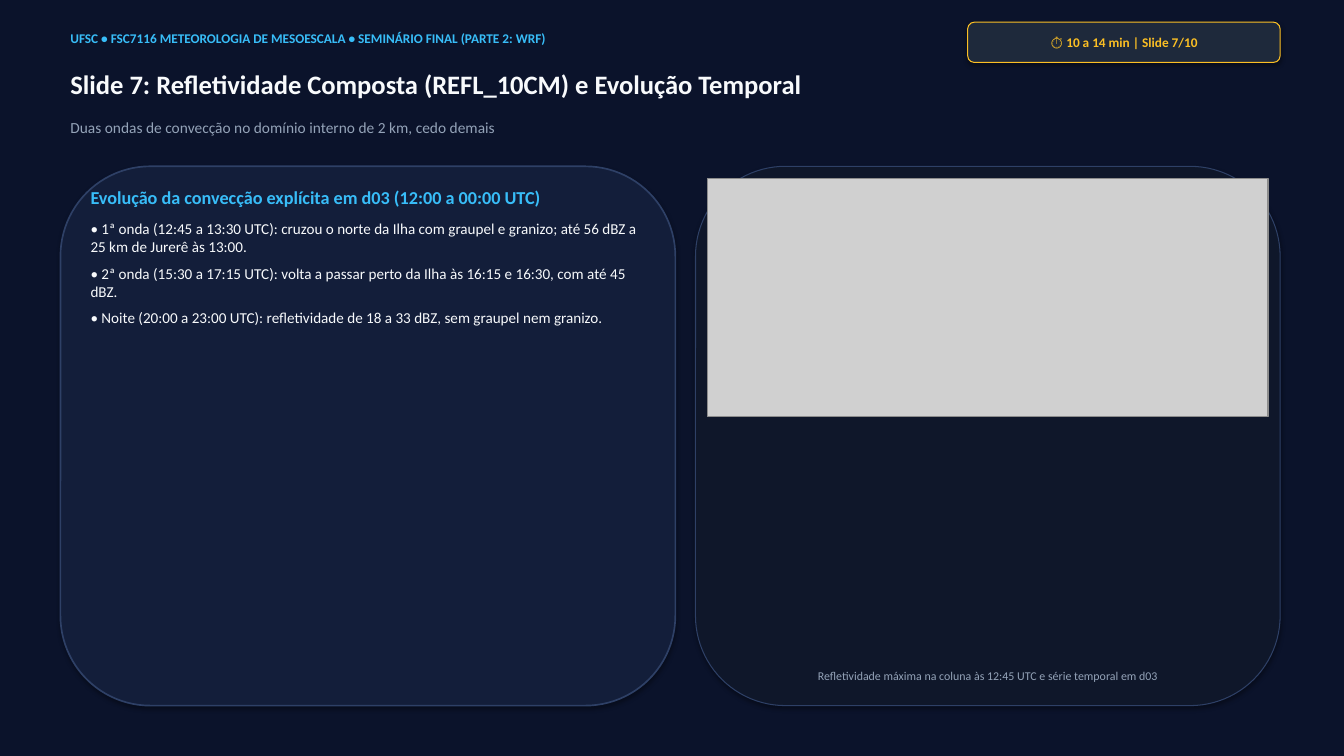
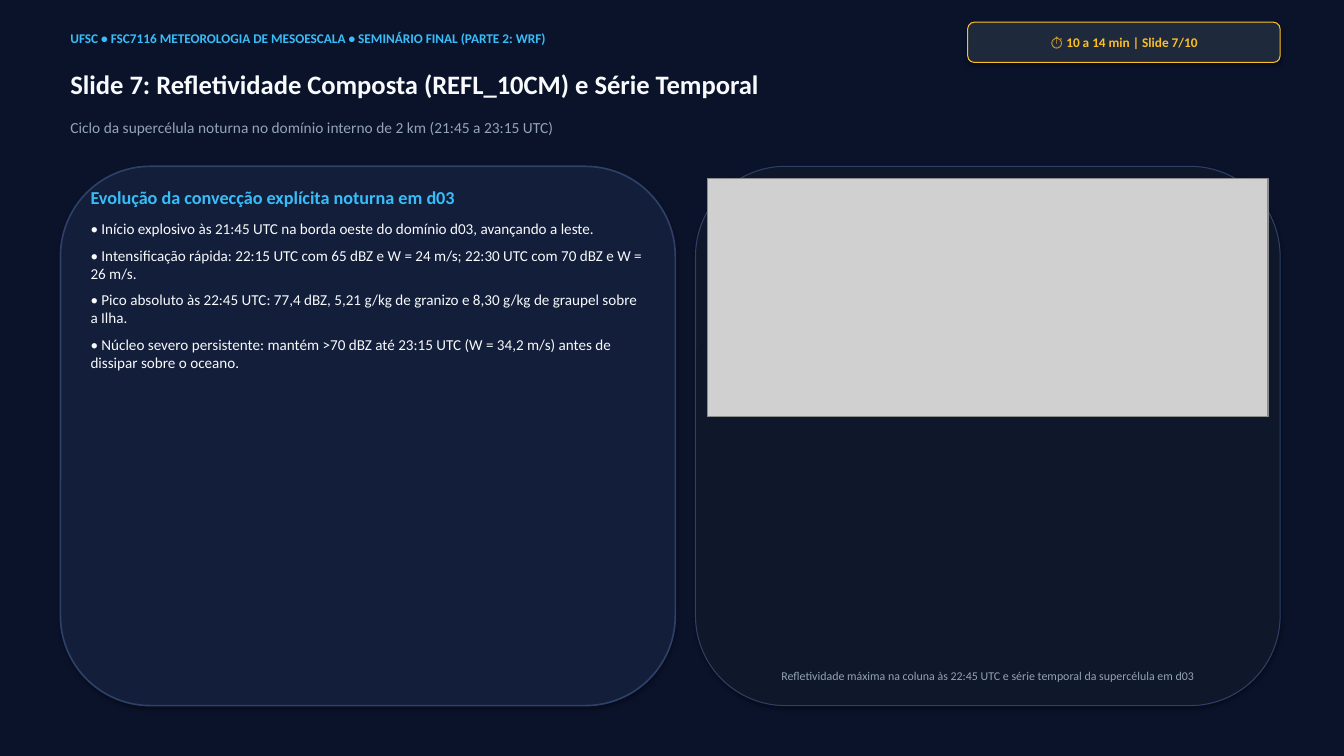
Before and after one commit to reinaldohaas/tarefa-meso, a slide deck: slide 7 of apresentacao/apresentacao_wrf_granizo.pptx. Drawn at 1344x756 pixels with LibreOffice and Linux fonts; fonts in the diff are those of the drawing; grey boxes stand for pictures. Boxes give left, top, right and bottom in pixels: in the first picture for what was removed or moved away, otherwise in the second. Text is boxed around its words. In the diff, an @@ line names an element or a change of style, - is before the commit and + after.

Commit message:
Simulacao e animacao 3D da tempestade severa noturna de granizo (22:45 UTC): rotacao 360, camadas despidas/vestidas e cores individuais

```diff
--- a/apresentacao/apresentacao_wrf_granizo.pptx
+++ b/apresentacao/apresentacao_wrf_granizo.pptx
@@ text at (70,74,759,99): text changed @@
-Slide 7: Refletividade Composta (REFL_10CM) e Evolução Temporal
+Slide 7: Refletividade Composta (REFL_10CM) e Série Temporal
@@ text at (70,122,553,136): text changed @@
-Duas ondas de convecção no domínio interno de 2 km, cedo demais
+Ciclo da supercélula noturna no domínio interno de 2 km (21:45 a 23:15 UTC)
@@ text at (91,191,636,371): text changed @@
-Evolução da convecção explícita em d03 (12:00 a 00:00 UTC)
-• 1ª onda (12:45 a 13:30 UTC): cruzou o norte da Ilha com graupel e granizo; até 56 dBZ a 25 km de Jurerê às 13:00.
-• 2ª onda (15:30 a 17:15 UTC): volta a passar perto da Ilha às 16:15 e 16:30, com até 45 dBZ.
-• Noite (20:00 a 23:00 UTC): refletividade de 18 a 33 dBZ, sem graupel nem granizo.
+Evolução da convecção explícita noturna em d03
+• Início explosivo às 21:45 UTC na borda oeste do domínio d03, avançando a leste.
+• Intensificação rápida: 22:15 UTC com 65 dBZ e W = 24 m/s; 22:30 UTC com 70 dBZ e W = 26 m/s.
+• Pico absoluto às 22:45 UTC: 77,4 dBZ, 5,21 g/kg de granizo e 8,30 g/kg de graupel sobre a Ilha.
+• Núcleo severo persistente: mantém >70 dBZ até 23:15 UTC (W = 34,2 m/s) antes de dissipar sobre o oceano.
@@ text at (781,672,1194,682): text changed @@
-Refletividade máxima na coluna às 12:45 UTC e série temporal em d03
+Refletividade máxima na coluna às 22:45 UTC e série temporal da supercélula em d03
```
Also in this commit, not shown: 6 other slides changed, 22 other files.
